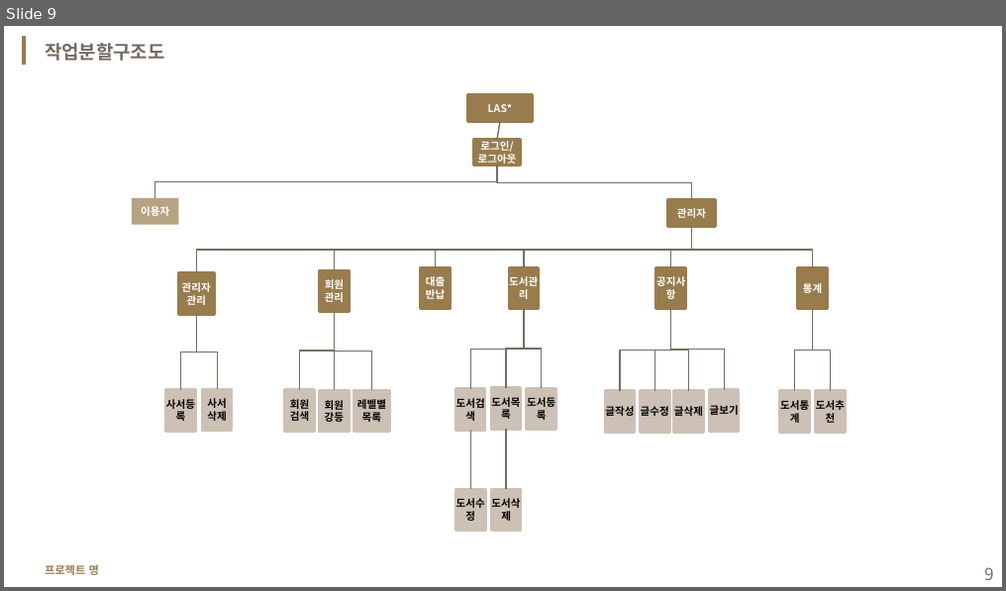
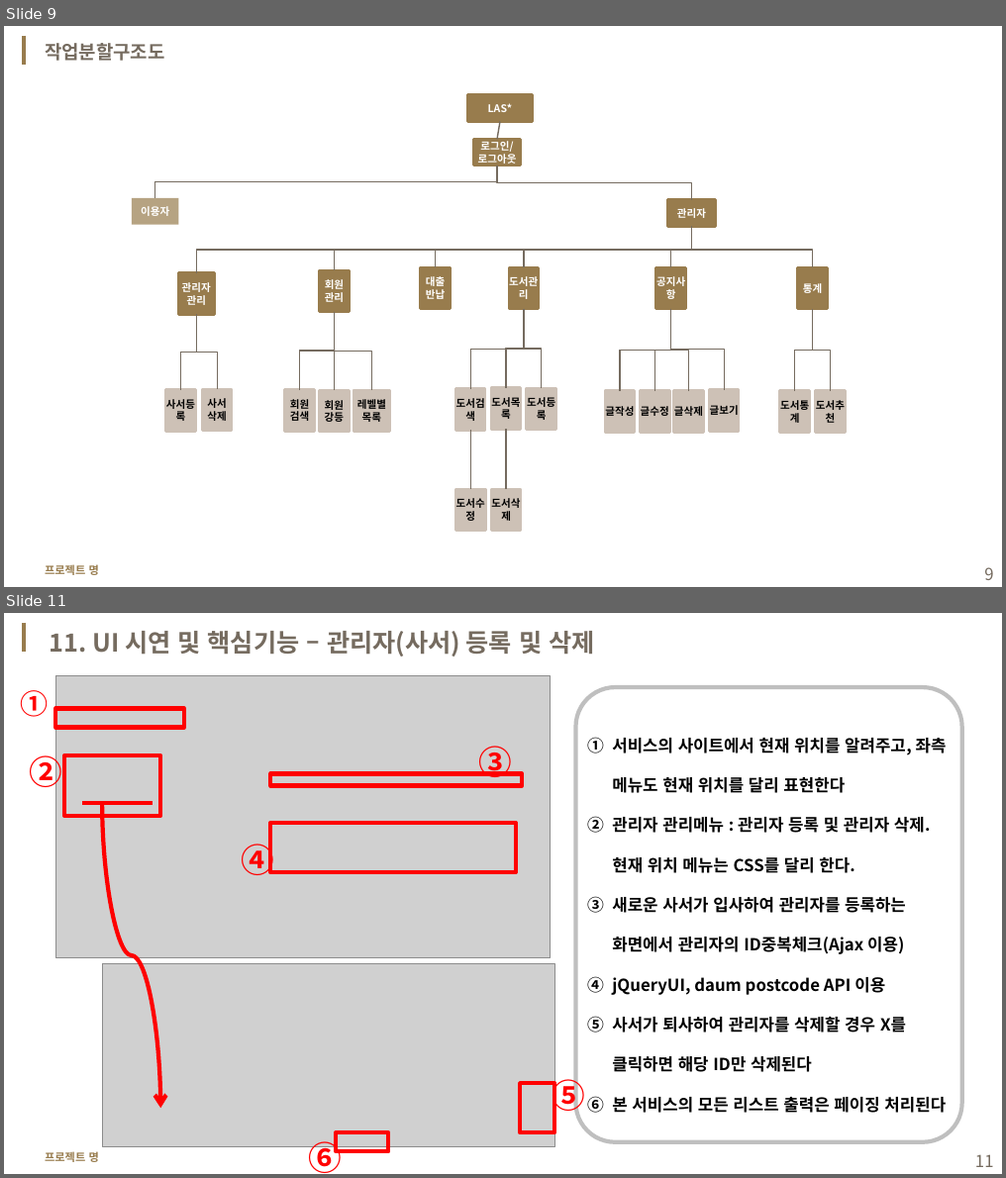
Before and after one commit to yisy0703/ai, a slide deck: lecNote/project(1stPersonal)/sample_ver1.pptx. Shown one above the other, each under a label of ours: slide 9 before the commit, slides 9 and 11 after it; the slides between them are not shown. The pictures are 1006x591 and 1006x1178 pixels, drawn with LibreOffice and Linux fonts; fonts in the diff are those of the drawing; grey boxes stand for pictures; background and template pictures are left out. Boxes give left, top, right and bottom in pixels: in the first picture for what was removed or moved away, otherwise in the second. Text is boxed around its words. In the diff, an @@ line names an element or a change of style, - is before the commit and + after.

```diff
--- a/lecNote/project(1stPersonal)/sample_ver1.pptx
+++ b/lecNote/project(1stPersonal)/sample_ver1.pptx
@@ slide 11 added at bbox=[4, 613, 1002, 1174], background #FFFFFF; not listed: 2 template elements that a slide beside it also shows @@
@@ text added at bbox=[50, 631, 594, 657], 18 pt, text #756B5F, bold @@
+11. UI 시연 및 핵심기능 – 관리자(사서) 등록 및 삭제
@@ text added at bbox=[21, 690, 49, 717], 20 pt, text #FF0000, bold @@
+①
@@ picture added at bbox=[55, 676, 549, 959] @@
@@ rounded rectangle added at bbox=[576, 688, 962, 1143], outline #BFBFBF 3 pt, 12 pt, text #000000, bold @@
+1. 서비스의 사이트에서 현재 위치를 알려주고, 좌측 메뉴도 현재 위치를 달리 표현한다
+2. 관리자 관리메뉴 : 관리자 등록 및 관리자 삭제. 현재 위치 메뉴는 CSS를 달리 한다.
+3. 새로운 사서가 입사하여 관리자를 등록하는 화면에서 관리자의 ID중복체크(Ajax 이용)
+4. jQueryUI, daum postcode API 이용
+5. 사서가 퇴사하여 관리자를 삭제할 경우 X를 클릭하면 해당 ID만 삭제된다
+6. 본 서비스의 모든 리스트 출력은 페이징 처리된다
@@ rectangle added at bbox=[55, 709, 184, 728], outline #FF0000 3 pt @@
@@ text added at bbox=[29, 750, 62, 793], 24 pt, text #FF0000, bold @@
+②
@@ rectangle added at bbox=[64, 756, 160, 816], outline #FF0000 3 pt @@
@@ text added at bbox=[479, 746, 513, 784], 24 pt, text #FF0000, bold @@
+③
@@ rectangle added at bbox=[270, 773, 522, 785], outline #FF0000 3 pt @@
@@ line added from (82, 803) to (152, 803), #FF0000 3 pt @@
@@ curved arrow added from (102, 803) to (160, 1108), #FF0000 3 pt @@
@@ text added at bbox=[242, 839, 275, 875], 24 pt, text #FF0000, bold @@
+④
@@ rectangle added at bbox=[270, 823, 515, 872], outline #FF0000 3 pt @@
@@ picture added at bbox=[102, 964, 553, 1147] @@
@@ rectangle added at bbox=[520, 1083, 554, 1133], outline #FF0000 3 pt @@
@@ text added at bbox=[552, 1074, 586, 1118], 24 pt, text #FF0000, bold @@
+⑤
@@ text added at bbox=[308, 1137, 342, 1174], 24 pt, text #FF0000, bold @@
+⑥
@@ rectangle added at bbox=[337, 1133, 389, 1152], outline #FF0000 3 pt @@
@@ page number added at bbox=[975, 1155, 994, 1167], 12 pt, text #756B5F @@
+11
```
Also in this commit, not shown: 3 other slides added, 2 other files.
